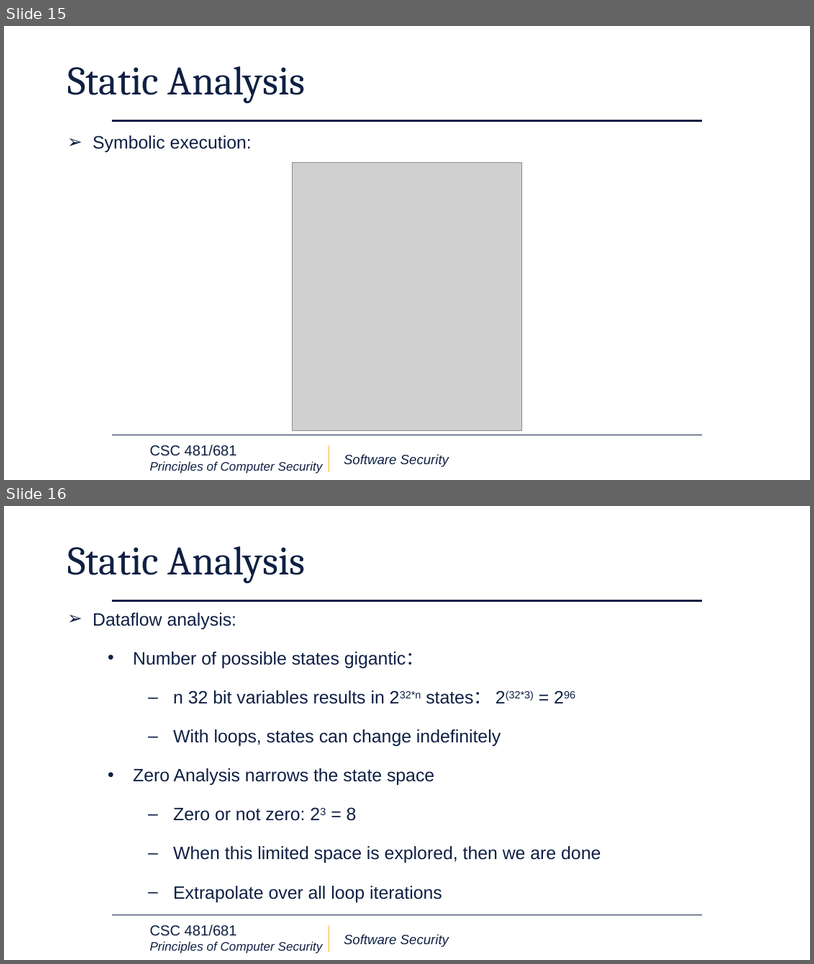
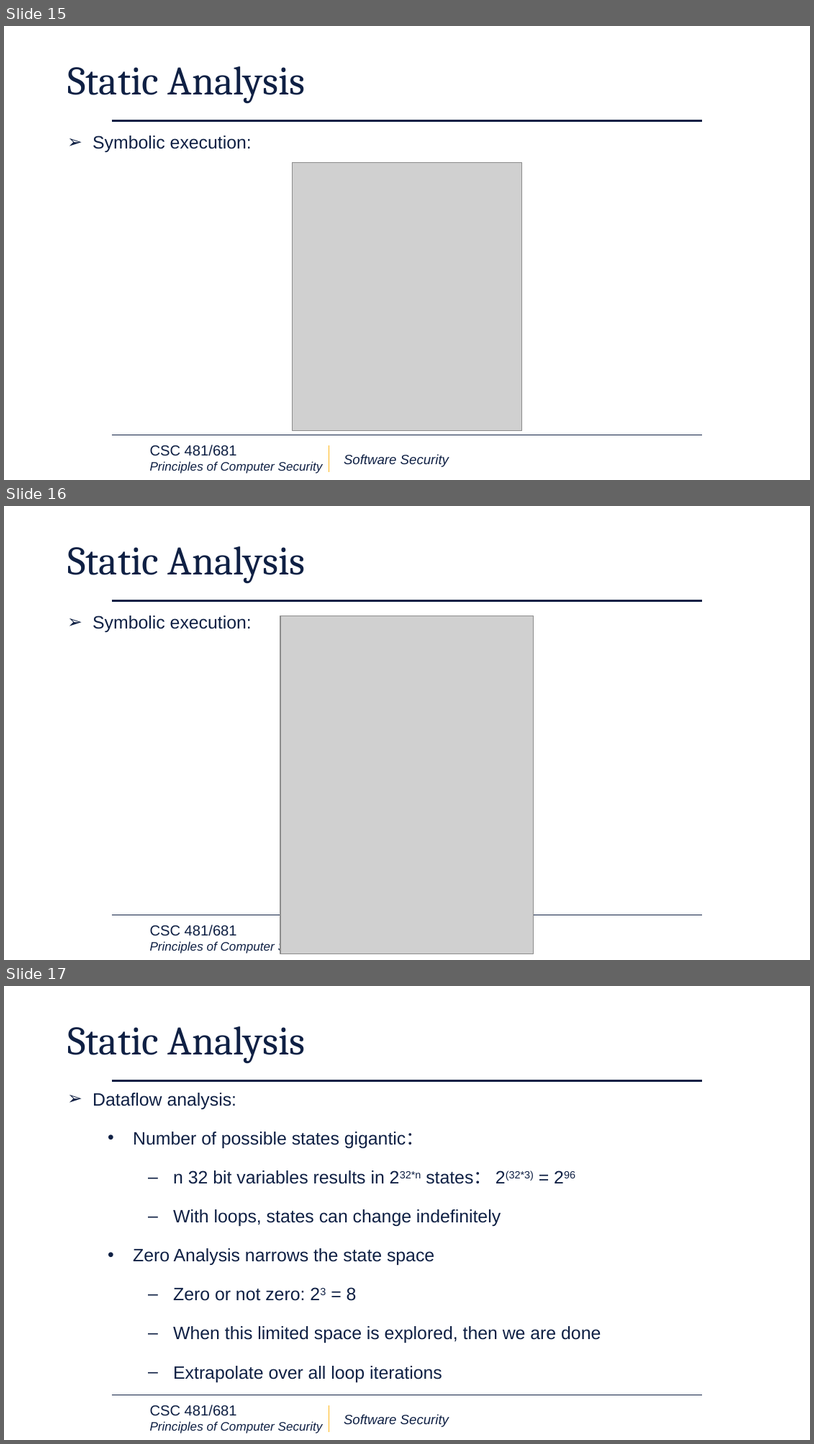
Before and after one commit to XiaochenLi-w/CSC-481-681-Principles-of-Computer-Security, a slide deck: Upload Slides/CSC481-681 - L09_3 Software Security.pptx. Shown one above the other, each under a label of ours: slides 15 and 16 before the commit, slides 15, 16 and 17 after it. The pictures are 814x964 and 814x1444 pixels, drawn with LibreOffice and Linux fonts; fonts in the diff are those of the drawing; grey boxes stand for pictures; background and template pictures are left out. Boxes give left, top, right and bottom in pixels: in the first picture for what was removed or moved away, otherwise in the second. Text is boxed around its words. In the diff, an @@ line names an element or a change of style, - is before the commit and + after.

```diff
--- a/Upload Slides/CSC481-681 - L09_3 Software Security.pptx
+++ b/Upload Slides/CSC481-681 - L09_3 Software Security.pptx
@@ slide 16 added at bbox=[4, 506, 810, 960], background #FFFFFF; not listed: 4 template elements that a slide beside it also shows @@
@@ title added at bbox=[67, 546, 306, 584], 36 pt, text #0F2044 @@
+Static Analysis
@@ text added at bbox=[93, 615, 252, 632], 16 pt, text #0F2044 @@
+➢ Symbolic execution:
@@ picture added at bbox=[280, 615, 534, 954] @@
@@ what was slide 16 is now slide 17 @@
```
